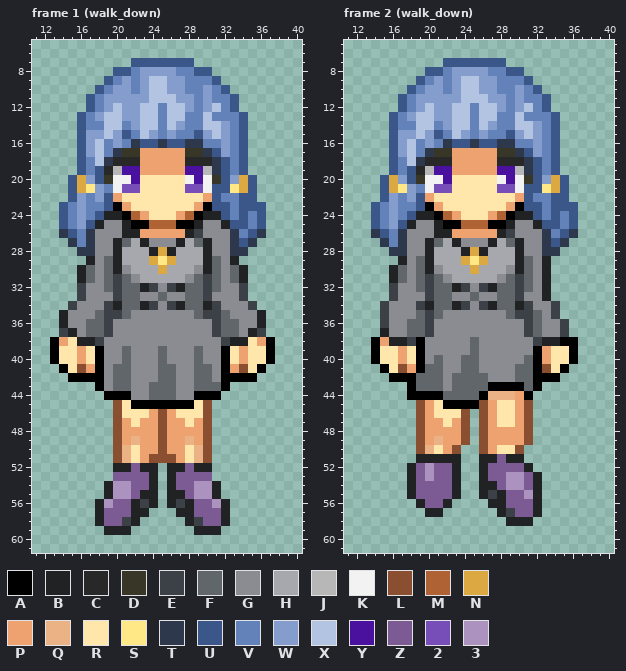
Edited in one commit: pixel-art file (dist/img/player/mage.aseprite). The picture above is the old version.
50x64 pixels, 20 frames. Colours within 5 levels of each other are drawn and written as one. Shown: frame 1 (walk_down): x 11..40, y 5..61; frame 2 (walk_down): x 11..40, y 5..61. The commit also changed other frames, which this record leaves out.
Visible layers, top first: "hair", "face", "sleeves", "arms", "hands", "shirt", "skirt", "body", "shoes", "legs", "feet", "backhair".
Palette (. is transparent): A #000000  B #212223  C #282828  D #383626  E #3b4147  F #61666b  G #8a8c91  H #a6a8ad  J #b7b7b7  K #f2f2f2  L #894f30  M #af6335  N #dba841  P #eea26f  Q #ebb385  R #ffe7ac  S #ffe885  T #2d384c  U #3b5689  V #6482ba  W #849dcc  X #b3c3e2  Y #49119e  Z #7c5a93  2 #774db7  3 #ac93bf
Pixels before, frame 1 (walk_down), first column x 13:
 7 .........UUUUUUU.........
 8 .......UUVWWWWVVUU.......
 9 ......UVWVWXXWWVVVU......
10 .....UVWWVWXXWWVVWVU.....
11 ....UVWWWWWXXXWWVWVVU....
12 ....UVWXWWXXVXXWVWXVU....
13 ...UVWXXWWXXVXXVVXVVVU...
14 ...UVVXXVWXXVXWVVXXWVU...
15 ...UWWXWUVXWVWVVUWXWVU...
16 ...UWXVWVTUUTUUTTVVWVU...
17 ...UWXVTDDPPPPPDDTUWVU...
18 ...UVXTCCCPPPPPCCCTUVU...
19 ...UVUCJYYPPPPPYYJTUVU...
20 ..UNWUDKKYRRRRRKYKDUWNU..
21 ..UNSWVK22RRRRR22KUUSNU..
22 ..UWVWUPRRRRRRRRRPUVVUU..
23 .UVWVVUAPRRRRRRRPAUUVUUU.
24 .UVWVUBBAMPRRRPMABBUVUVU.
25 .UVWUBGGBAAMMMAABGGBUUVU.
26 .TUVTGGGBBPPPPPBEGGGTVUT.
27 ..TVTGGBFHBGGGBHFBGGTUT..
28 ...TTGGBHHHBNBHHHBGGTT...
29 ....BGFBHHHNSNHHHBFGB....
30 ...BFGFBGHHHNHHHGBFGFB...
31 ...BFGFEFGHHHHHGFEFGFB...
32 ...EGGFEFFBEGEBFFEFGGE...
33 ...EGGGEFFGGFGGFFEGGGE...
34 ..EGGGEBFFBEGEBFFBEGGGE..
35 .BGGGFEEFGGGGGGGFEEFGGGB.
36 .BGGFFEGGGGGGGGGGGEFFGGB.
37 .EBGFFEGGGGGGGGGGGEFFGBE.
38 APRBBEGGGGGGGGGGGGGEBBRPA
39 ARRPRAGGFGGGFGGGFGGARPRRA
40 ARRPRAGGFGGGFGGGFGGARPRRA
41 .ARLPAGFFGGGFFGGFFGAPLRA.
42 ..AAAAGFFGGGFFGGFFGAAAA..
43 .....AGFFGGFFFGGFFFA.....
44 ......AAAGGFFFGGAAA......
45 .......LRAAAAAAARL.......
46 .......LRRRPLPRRRL.......
47 .......LPRPPLPPRPL.......
48 .......LPPPPLPPPPL.......
49 .......LPQPPLPPQPL.......
50 .......LQRPPLPPRQL.......
51 .......LQRPLLLPRQL.......
52 .......BBZBB.BBZBB.......
53 .......ZZZZB.BZZZZ.......
54 ......B33ZZB.BZZ33B......
55 ......B33ZBB.BBZ33B......
56 .....B3ZZBEB.BEBZZ3B.....
57 .....BZZZBB...BBZZZB.....
58 .....BZZEB.....BEZZB.....
59 ......BBB.......BBB......
Pixels before, frame 2 (walk_down), first column x 14:
 7 ........UUUUUUU........
 8 ......UUVWWWWVVUU......
 9 .....UVWVWXXWWVVVU.....
10 ....UVWWVWXXWWVVWVU....
11 ...UVWWWWWXXXWWVWVVU...
12 ...UVWXWWXXVXXWVWXVU...
13 ..UVWXXWWXXVXXVVXVVVU..
14 ..UVVXXVWXXVXWVVXXWVU..
15 ..UWWXWUVXWVWVVUWXWVU..
16 ..UWXVWVTUUTUUTTVVWVU..
17 ..UWXVTDDPPPPPDDTUWVU..
18 ..UVXTCCCPPPPPCCCTUVU..
19 ..UVUCJYYPPPPPYYJTUVU..
20 .UNWUDKKYRRRRRKYKDUWNU.
21 .UNSWVK22RRRRR22KUUSNU.
22 .UWVWUPRRRRRRRRRPUVVUU.
23 UVWVVUAPRRRRRRRPAUUVUUU
24 UVWVUBBAMPRRRPMABBUVUVU
25 UVWUBGGBAAMMMAABGGBUUVU
26 TUVTGGGBBPPPPPBEGGGTVUT
27 .TVTGGBFHBGGGBHFBGGTUT.
28 ..TTGGBHHHBNBHHHBGGTT..
29 ...BGFBHHHNSNHHHBFGB...
30 ..BFGFBGHHHNHHHGBFGB...
31 ..BFGFEFGHHHHHGFEFGB...
32 ..EGGFEFFBEGEBFFEFGB...
33 ..EGGGEFFGGFGGFFEGGB...
34 .EGGGEBFFBEGEBFFBEGGE..
35 .EGGGFEFGGGGGGGFEEFGE..
36 .EGGFFEGGGGGGGGGGEFGGE.
37 .BGGFFEGGGGGGGGGGEFGGE.
38 APBBEAGGGGGFGGGGGGEBBAA
39 ARRPRAGGGGGFGGGGGGAPRRA
40 ARRPRAGFGGFFGGGGGFAPRRA
41 .ARLPAFFGGFFGGGGFFALRA.
42 ..AAAFFFGFFFFGGGFFAAA..
43 ....AFFFGFFFFAAAAFA....
44 ....AAAAFFFFAQQQPA.....
45 .....LPRAAAALPRRPL.....
46 .....LPRRRL.LPRRPL.....
47 .....LPPRPL.LPRRPL.....
48 .....LPPPPL.LPPPPL.....
49 .....LPQPPL.LPPPPL.....
50 .....LQRPL..LPRRL......
51 .....BBBBB..BBZBB......
52 ....BZ3ZZB..BZZZZB.....
53 ....BZ3ZZB..BZZ33ZB....
54 ....BZZZZB..BBZ33ZB....
55 ....BZZZZB..BEBZZ3B....
56 .....BZZB....BBZZZB....
57 ......BB......BEZZB....
58 ...............BBB.....
The result:
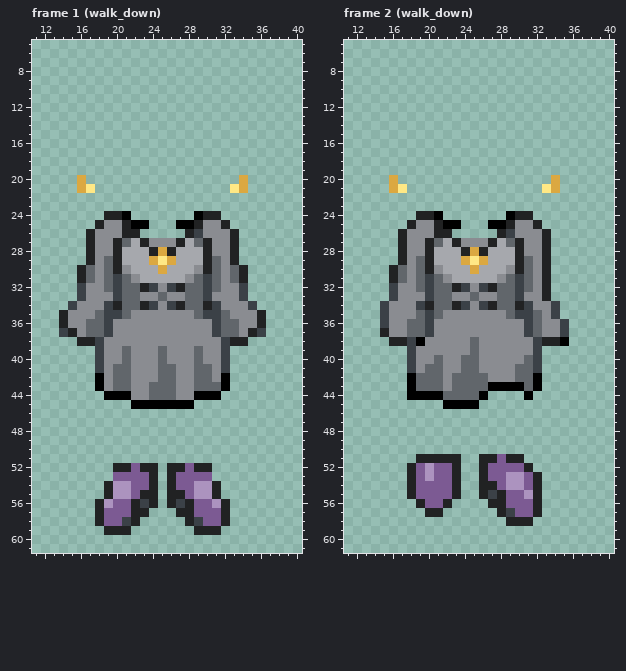
Change:
layer "backhair" now hidden
layer "legs" now hidden
layer "body" now hidden
layer "hands" now hidden
layer "arms" now hidden
layer "face" now hidden
layer "hair" now hidden
Changed rows in their new state; - is an unchanged pixel.
Frame 1 (walk_down):
first column x 14:
 7 --------.......--------
 8 ------...........------
 9 -----.............-----
10 ----...............----
11 ---.................---
12 ---.................---
13 --...................--
14 --...................--
15 --...................--
16 --...................--
17 --...................--
18 --...................--
19 --...................--
20 -.-.................-.-
21 -.--...............--.-
22 -.....................-
23 .......................
24 .....---.......---.....
25 ....------...------....
26 ...B-----.....-----B...
27 -..B---------------B..-
28 --.B---------------B.--
first column x 13:
38 ...-------------------...
39 .....E-------------E.....
40 .....E-------------E.....
41 -....E-------------E....-
42 --...---------------...--
45 -------..-------..-------
46 -------...........-------
47 -------...........-------
48 -------...........-------
49 -------...........-------
50 -------...........-------
51 -------...........-------
Frame 2 (walk_down):
first column x 14:
 7 --------.......--------
 8 ------...........------
 9 -----.............-----
10 ----...............----
11 ---.................---
12 ---.................---
13 --...................--
14 --...................--
15 --...................--
16 --...................--
17 --...................--
18 --...................--
19 --...................--
20 -.-.................-.-
21 -.--...............--.-
22 -.....................-
23 .......................
24 .....---.......---.....
25 ....------...------....
26 ...B-----.....-----B...
27 -..B---------------B..-
28 --.B---------------B.--
first column x 14:
38 ..--------------------.
39 ....EG------------E....
40 ....EG------------E....
41 -...EG------------E...-
42 --..---------------..--
44 -------------....------
45 -----...----......-----
46 -----......-......-----
47 -----......-......-----
48 -----......-......-----
49 -----......-......-----
50 -----.....--.....------
Where, in picture pixels (left, top, right, bottom), the same in both pictures:
changed: (59, 58, 266, 256)
changed: (50, 337, 275, 463)
changed: (371, 58, 578, 256)
changed: (371, 337, 578, 454)
